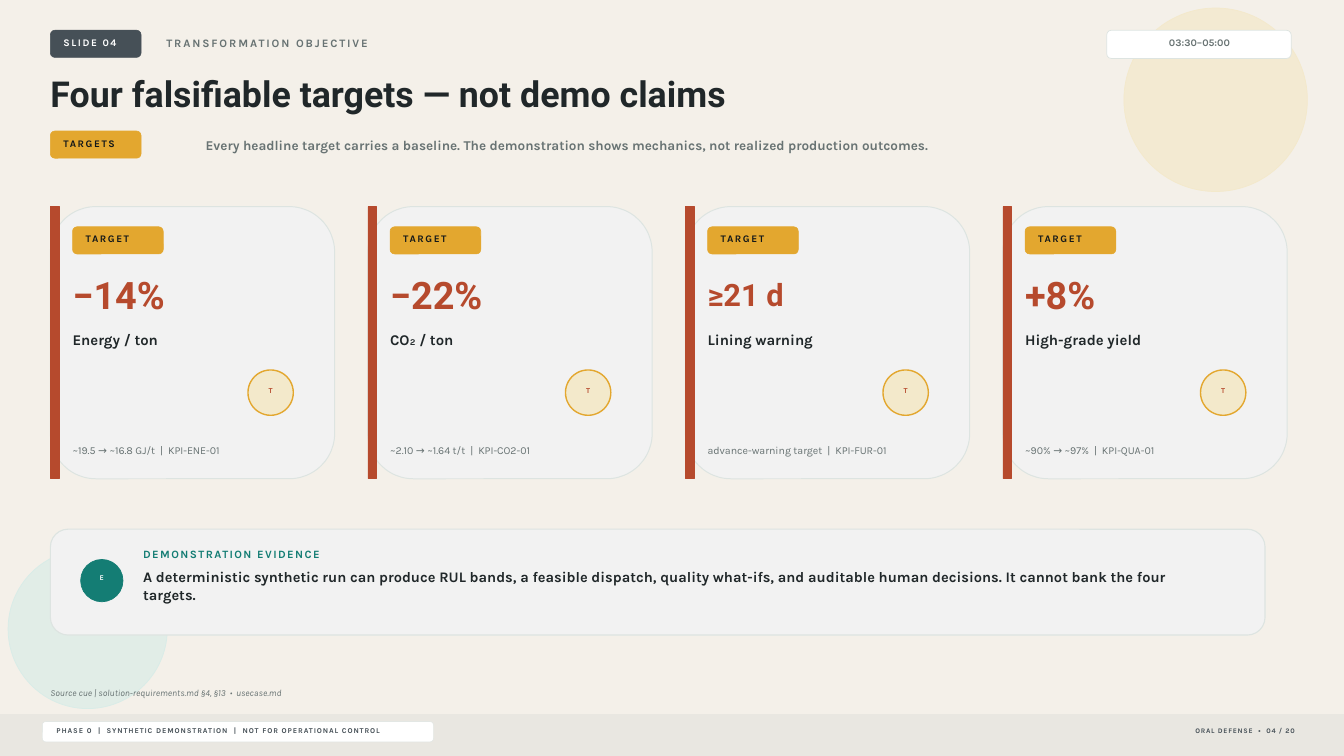
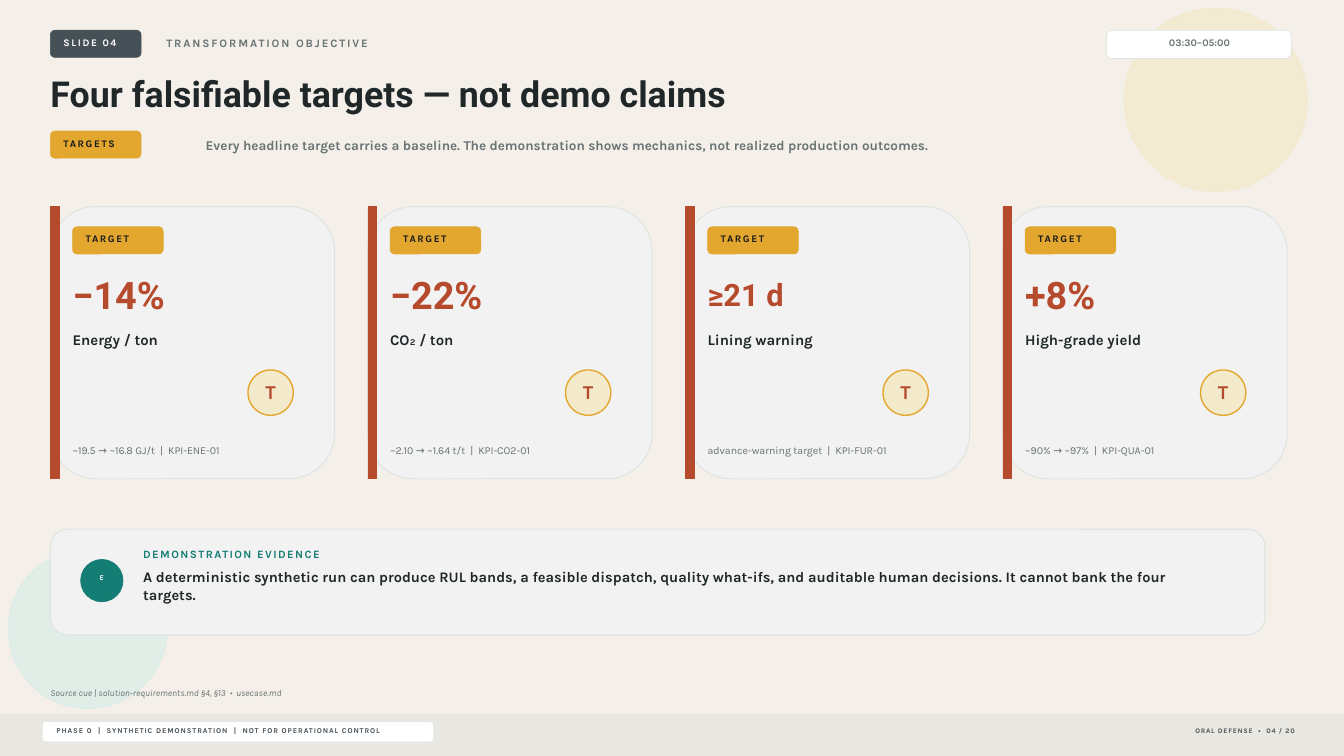
Before and after one commit to frkim/NovaSteel3, a slide deck: slide 4 of docs/presentation/NovaSteel-Oral-Defense.pptx. Drawn at 1344x756 pixels with LibreOffice and Linux fonts; fonts in the diff are those of the drawing. Boxes give left, top, right and bottom in pixels: in the first picture for what was removed or moved away, otherwise in the second. Text is boxed around its words. In the diff, an @@ line names an element or a change of style, - is before the commit and + after.

```diff
--- a/docs/presentation/NovaSteel-Oral-Defense.pptx
+++ b/docs/presentation/NovaSteel-Oral-Defense.pptx
@@ size 5.4 to 14 pt in 4 elements at <box>265,386,275,399</box>, <box>583,386,593,399</box>, <box>900,386,910,399</box>, <box>1218,386,1228,399</box> @@
```
Also in this commit, not shown: 2 other slides changed, 19 other files.
